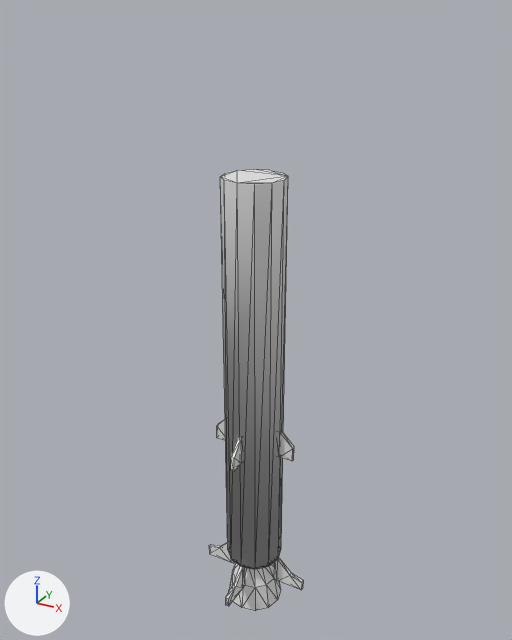
The OBJ model src/main/resources/assets/gregguns/models/thirdparty/ntm/missile_body_t2.obj as it was, and as the next commit left it.
Both versions are drawn from a camera (50 mm lens) standing at (2.53, -4.16, 4.11) and looking at (0.46, -0.41, 2.23). Lighting does not change. The marker at lower left points along +X, +Y and +Z. The first picture is the older version. Mesh edges are drawn as thin lines. Where no turn or scale is listed for an object, it has been applied to the vertices. Vertices at exactly the same position are counted once.

The scene before the commit, as lines of its bpy script (objects in view):
```python
me_missile_body_t2 = bpy.data.meshes.new('missile_body_t2')
me_missile_body_t2.from_pydata(...)  # 200 vertices, 370 faces; spans x 0.1..0.9, y -0.9..-0.1, z 0.0..3.2
ob_missile_body_t2 = bpy.data.objects.new('missile_body_t2', me_missile_body_t2)
ob_missile_body_t2.location = (0.0, 0.0, 0.0)
```
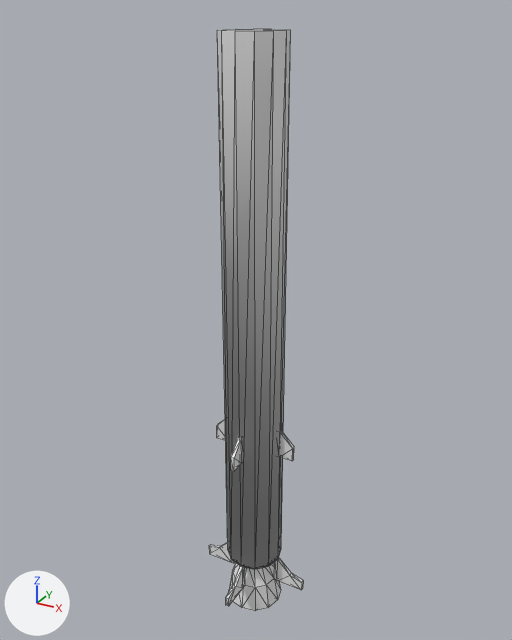
The change, as JSON lines over the scene's bpy script:
```json
{"block": "me_missile_body_t2", "where": "# used by ob_missile_body_t2; location = (0.0, 0.0, 0.0)"}
{"op": "remove", "block": "me_missile_body_t2", "code": "me_missile_body_t2.from_pydata(...)  # 200 vertices, 370 faces; spans x 0.1..0.9, y -0.9..-0.1, z 0.0..3.2"}
{"op": "add", "block": "me_missile_body_t2", "code": "me_missile_body_t2.from_pydata(...)  # 200 vertices, 370 faces; spans x 0.1..0.9, y -0.9..-0.1, z 0.0..4.0"}
{"block": "me_missile_body_t2", "change": "me_missile_body_t2 part 1: all 12 vertices in x 0.3..0.7, y -0.7..-0.3, z 3.2 are moved by (0.0, 0.0, 0.8)"}
```

Location of each change, [x1, y1, x2, y2] in pixels of the pictures (512 x 640 px; the box of a moved part takes in the faces that stretch with it):
```json
{"object": "missile_body_t2", "change": "reshaped", "before": [209, 169, 303, 610], "after": [209, 29, 303, 610], "on screen": "32% taller"}
{"part": 1, "of": "me_missile_body_t2", "change": "moved or reshaped", "before": [220, 169, 288, 529], "after": [217, 29, 291, 529]}
```
